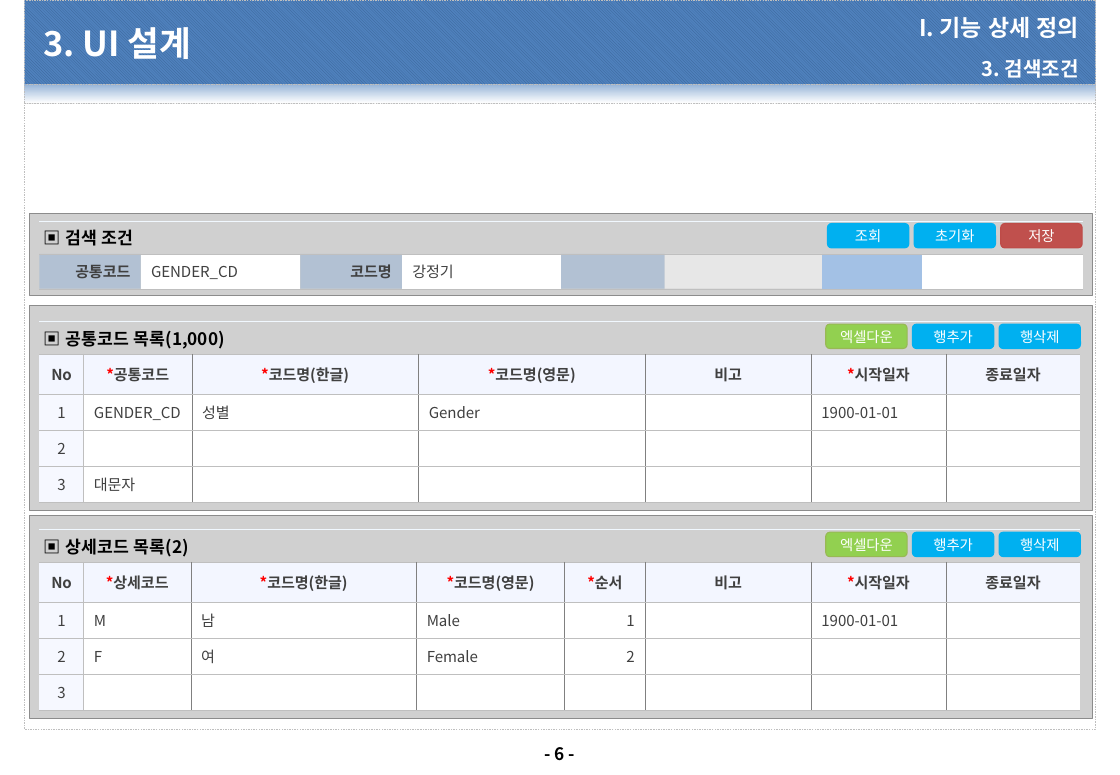
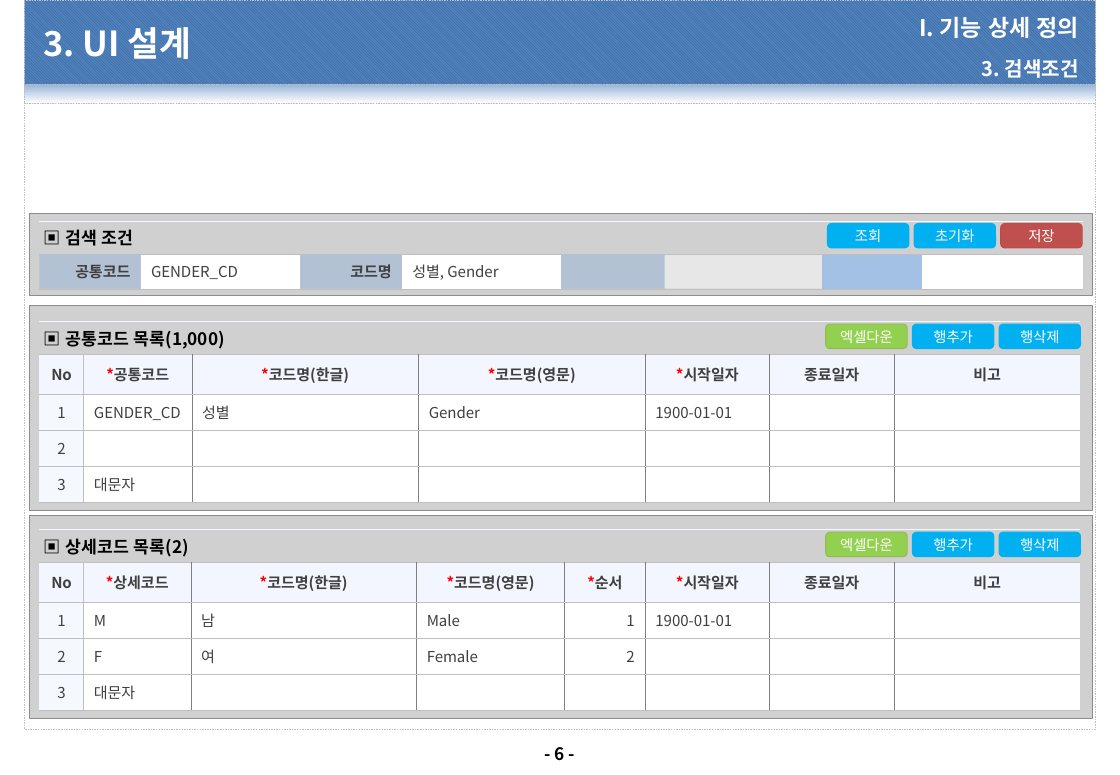
Before and after one commit to dims1111/ESM, a slide deck: slide 6 of document/30.설계(DP)/DP-1030.UI 설계서/DP-1030.설계서_ESM_SYS_1010.코드등록_20210201_v1.0.pptx. Drawn at 1120x775 pixels with LibreOffice and Linux fonts; fonts in the diff are those of the drawing; grey boxes stand for pictures; background and template pictures are left out. Boxes give left, top, right and bottom in pixels: in the first picture for what was removed or moved away, otherwise in the second. Text is boxed around its words. In the diff, an @@ line names an element or a change of style, - is before the commit and + after.

Commit message:
UI설계서 업데이트

```diff
--- a/document/30.설계(DP)/DP-1030.UI 설계서/DP-1030.설계서_ESM_SYS_1010.코드등록_20210201_v1.0.pptx
+++ b/document/30.설계(DP)/DP-1030.UI 설계서/DP-1030.설계서_ESM_SYS_1010.코드등록_20210201_v1.0.pptx
@@ table at [39, 221, 1082, 424] @@
-row 2, column 4: 강정기
+row 2, column 4: 성별, Gender
@@ table at [39, 322, 1080, 594] @@
-row 2: No | *공통코드 | *코드명(한글) | *코드명(영문) | 비고 | *시작일자 | 종료일자
+row 2: No | *공통코드 | *코드명(한글) | *코드명(영문) | *시작일자 | 종료일자 | 비고
-row 3, column 5: 
+row 3, column 5: 1900-01-01
-row 3, column 6: 1900-01-01
+row 3, column 6: 
@@ table at [39, 529, 1080, 710] @@
-row 2: No | *상세코드 | *코드명(한글) | *코드명(영문) | *순서 | 비고 | *시작일자 | 종료일자
+row 2: No | *상세코드 | *코드명(한글) | *코드명(영문) | *순서 | *시작일자 | 종료일자 | 비고
-row 3, column 6: 
+row 3, column 6: 1900-01-01
-row 3, column 7: 1900-01-01
+row 3, column 7: 
-row 5, column 2: 
+row 5, column 2: 대문자
```
Also in this commit, not shown: 3 other slides changed, 6 other files.
